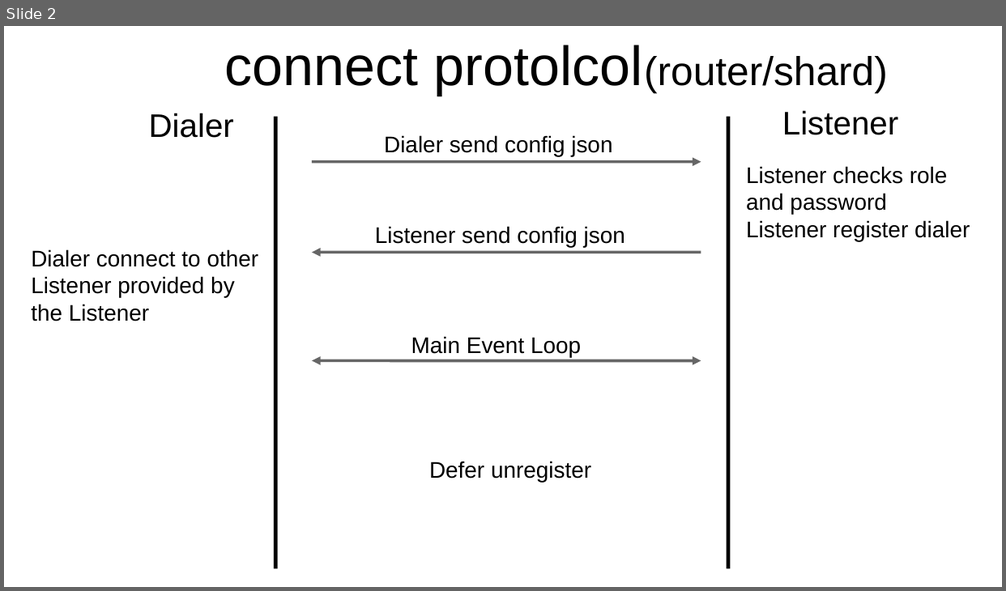
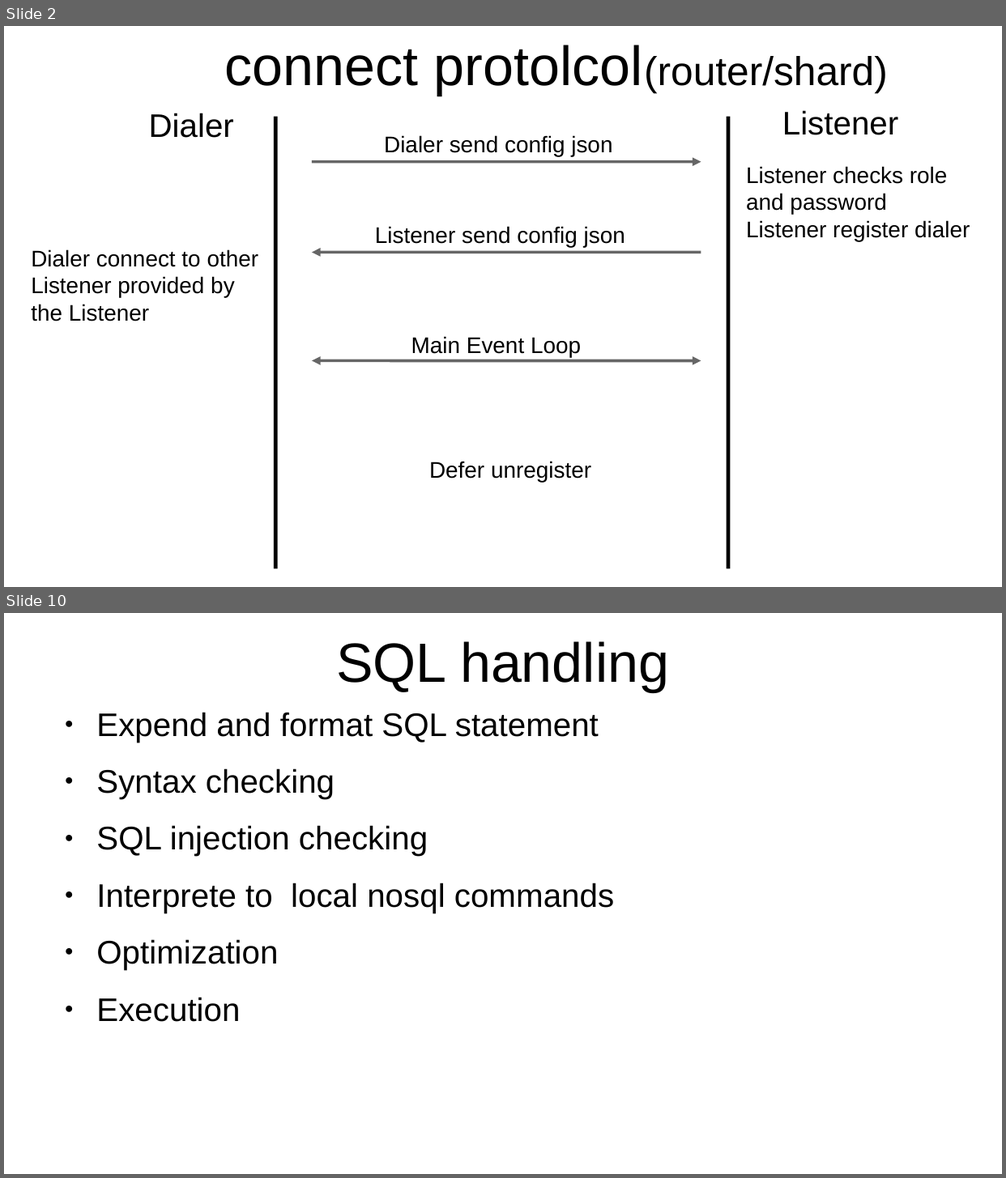
Before and after one commit to YC-Lammy/DejavuDB, a slide deck: doc/concept.odp. Shown one above the other, each under a label of ours: slide 2 before the commit, slides 2 and 10 after it; the slides between them are not shown. The pictures are 1006x591 and 1006x1178 pixels, drawn with LibreOffice and Linux fonts; fonts in the diff are those of the drawing. Boxes give left, top, right and bottom in pixels: in the first picture for what was removed or moved away, otherwise in the second. Text is boxed around its words. In the diff, an @@ line names an element or a change of style, - is before the commit and + after.

```diff
--- a/doc/concept.odp
+++ b/doc/concept.odp
@@ slide 10 added at bbox=[4, 613, 1002, 1174], background #FFFFFF @@
@@ title added at bbox=[336, 641, 669, 692], 44 pt, text #000000 @@
+SQL handling
@@ text added at bbox=[96, 712, 614, 1022], 26 pt, text #000000 @@
+● Expend and format SQL statement
+● Syntax checking
+● SQL injection checking
+● Interprete to local nosql commands
+● Optimization
+● Execution
```
Also in this commit, not shown: 4 slides changed, 4 other slides added, 10 other files.
